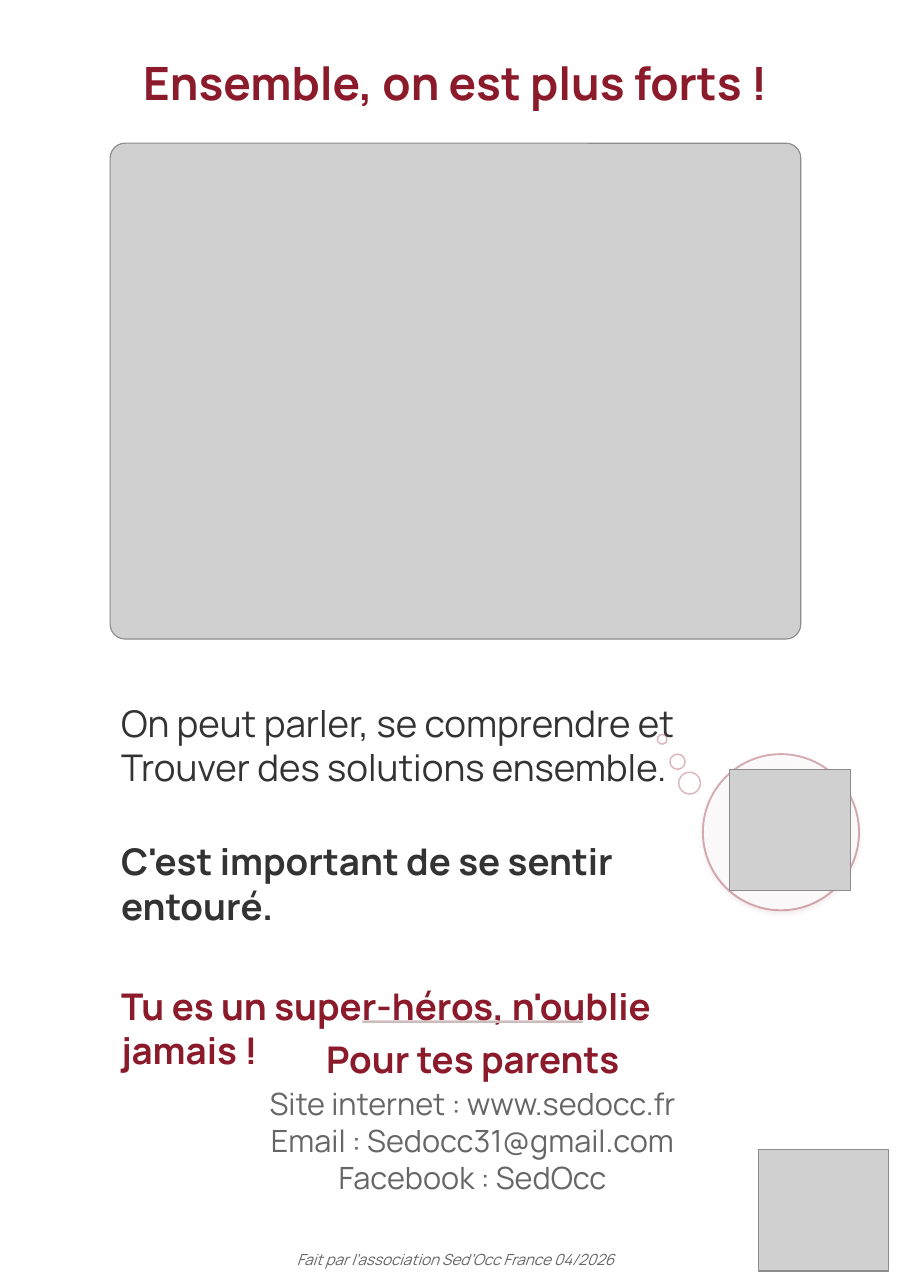
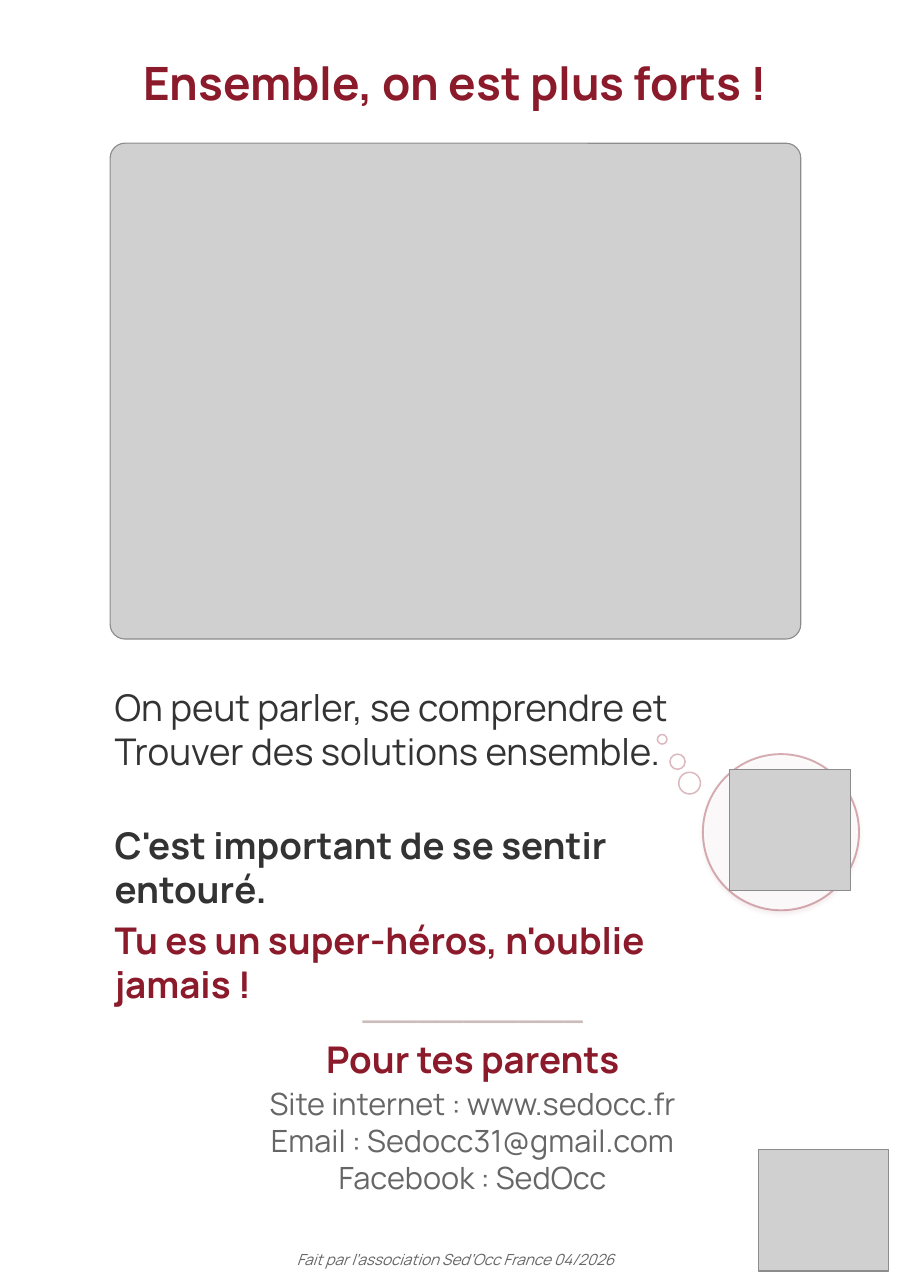
Before and after one commit to Therese-Borin-Pepe/sedocc-site, a slide deck: slide 8 of documents/Livret-SED-enfant-SedOcc.pptx. Drawn at 911x1288 pixels with LibreOffice and Linux fonts; fonts in the diff are those of the drawing; grey boxes stand for pictures; background and template pictures are left out. Boxes give left, top, right and bottom in pixels: in the first picture for what was removed or moved away, otherwise in the second. Text is boxed around its words. In the diff, an @@ line names an element or a change of style, - is before the commit and + after.

```diff
--- a/documents/Livret-SED-enfant-SedOcc.pptx
+++ b/documents/Livret-SED-enfant-SedOcc.pptx
@@ text "On peut parler, se comprendre ..." rewrapped from [121,710,674,1029] to [115,694,668,1007] @@
```
Also in this commit, not shown: 1 other slide changed.
